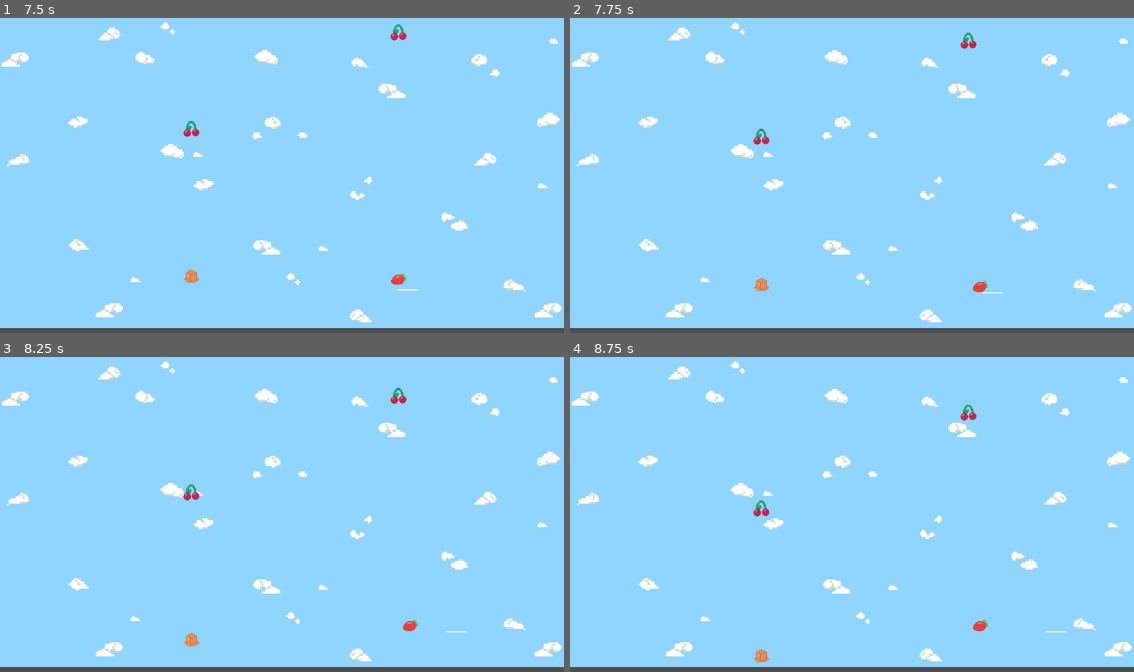
Above: before the commit, frames 1-4 (two rows, left to right).
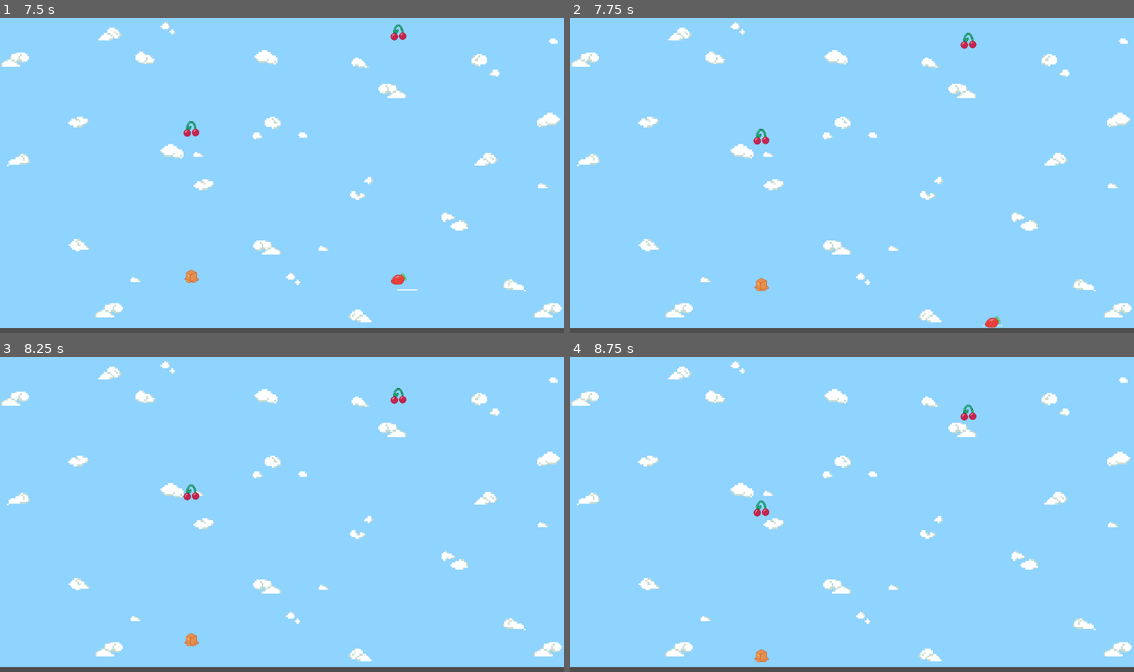
Above: after the commit, the same moments.

Repository: soapie18/stack-shack
Game: Godot game, scene res://Scenes/Levels/sky_scene.tscn
Same seed, same stepped clock (60 frames per second), same inputs: the game is played once before the commit and once after it.
Inputs:
- Up to frame 1 (7.5 s): hold Right (move_right) 0.53-2.03 s; hold Left (move_left) 2.03-4.28 s; hold Right (move_right) from 4.28 s (still down)
- Up to frame 2 (7.75 s): keep holding Right (move_right)
- Up to frame 3 (8.25 s): release Right (move_right) at 8.03 s; hold Left (move_left) from 8.03 s (still down)
- Up to frame 4 (8.75 s): keep holding Left (move_left)

Frame 1 is identical in both runs. In frame 2, 0.2% of the frame differs, in the area x 71-77%, y 83-99%; in frame 3, less than 0.1%; in frame 4, less than 0.1%.

Commit message:
Strange flying bug

Diff:
--- a/Scripts/player_stack.gd
+++ b/Scripts/player_stack.gd
@@ -6,7 +6,9 @@
 var current_stack: Array
 @onready var current_stack_point = $StackPoint
 
-func _process(delta: float) -> void:
+@onready var area2D = $Area2D
+
+func _process(_delta: float) -> void:
 
 	#Horizontal movement
 	var direction = Input.get_axis("move_left","move_right")
@@ -21,25 +23,16 @@
 
 	move_and_slide()
 
-	#var collision = move_and_collide(velocity * delta)
-
-	#if collision:
-		#var other = collision.get_collider()
-		#print(other)
-		#typeof(other)
-		#var instance = other.instantiate()
-		#instance.global_position = current_stack.back().stack_point.global_position
-		#instance.is_falling = false
-		#add_child(instance)
-		#
-		#current_stack.append(other)
-
 
 func _on_area_2d_body_entered(body: Node2D) -> void:
+	#Reparenting the falling componenet to be a child of the plate.
 	if body is ComponentBase:
-		#body.get_parent().remove_child(body)
-		call_deferred("add_child", body)
+		body.is_falling = false
 		body.global_position = current_stack_point.global_position
-		current_stack_point = body.get_node("StackPoint")
+		body.reparent(self)
 		current_stack.append(body)
-		body.is_falling = false
+		current_stack_point = current_stack.back().get_node("StackPoint")
+
+		#Raising the Area2D to be able to detect the next object falling.
+		area2D.global_position = current_stack_point.global_position
+		print(area2D.global_position)
